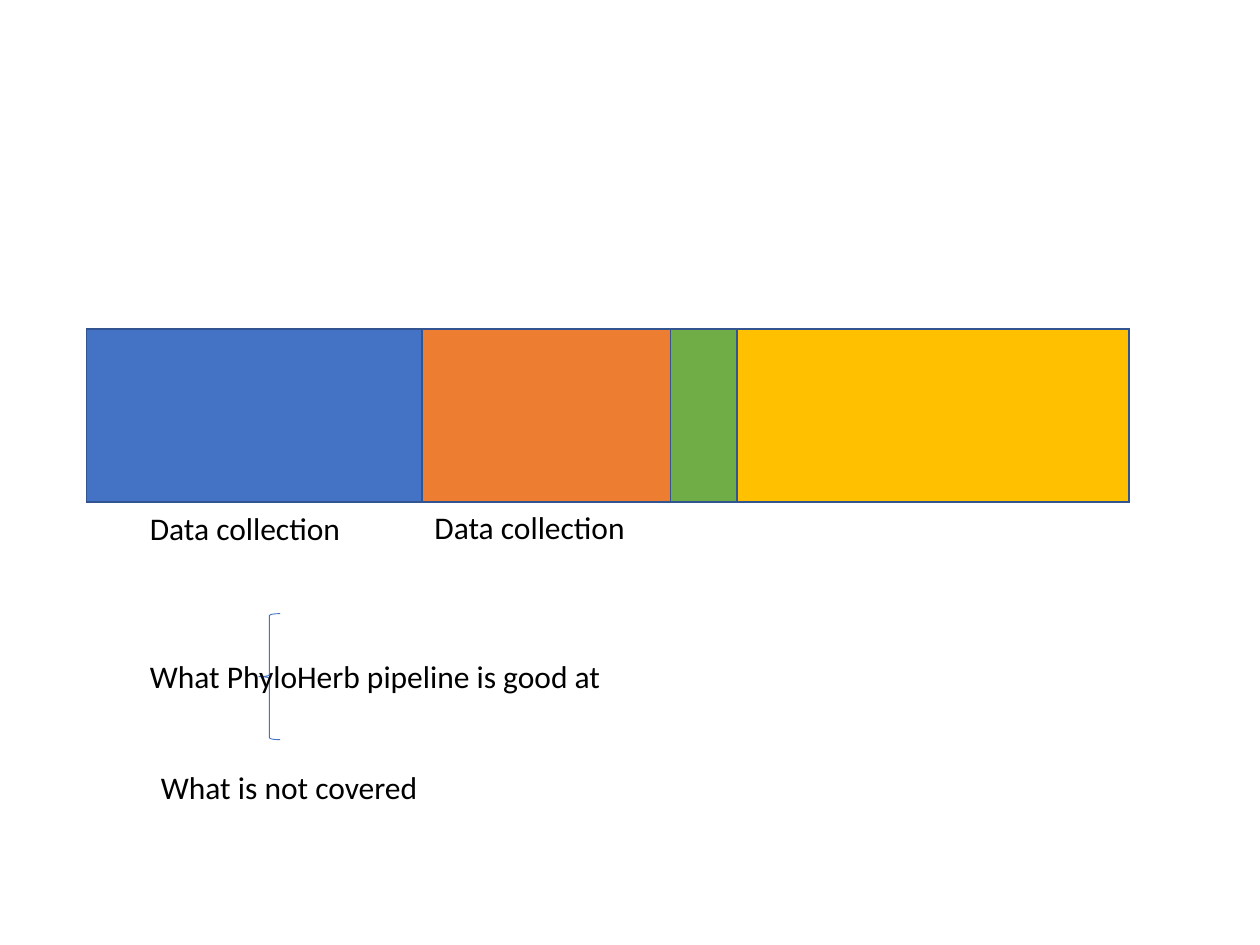
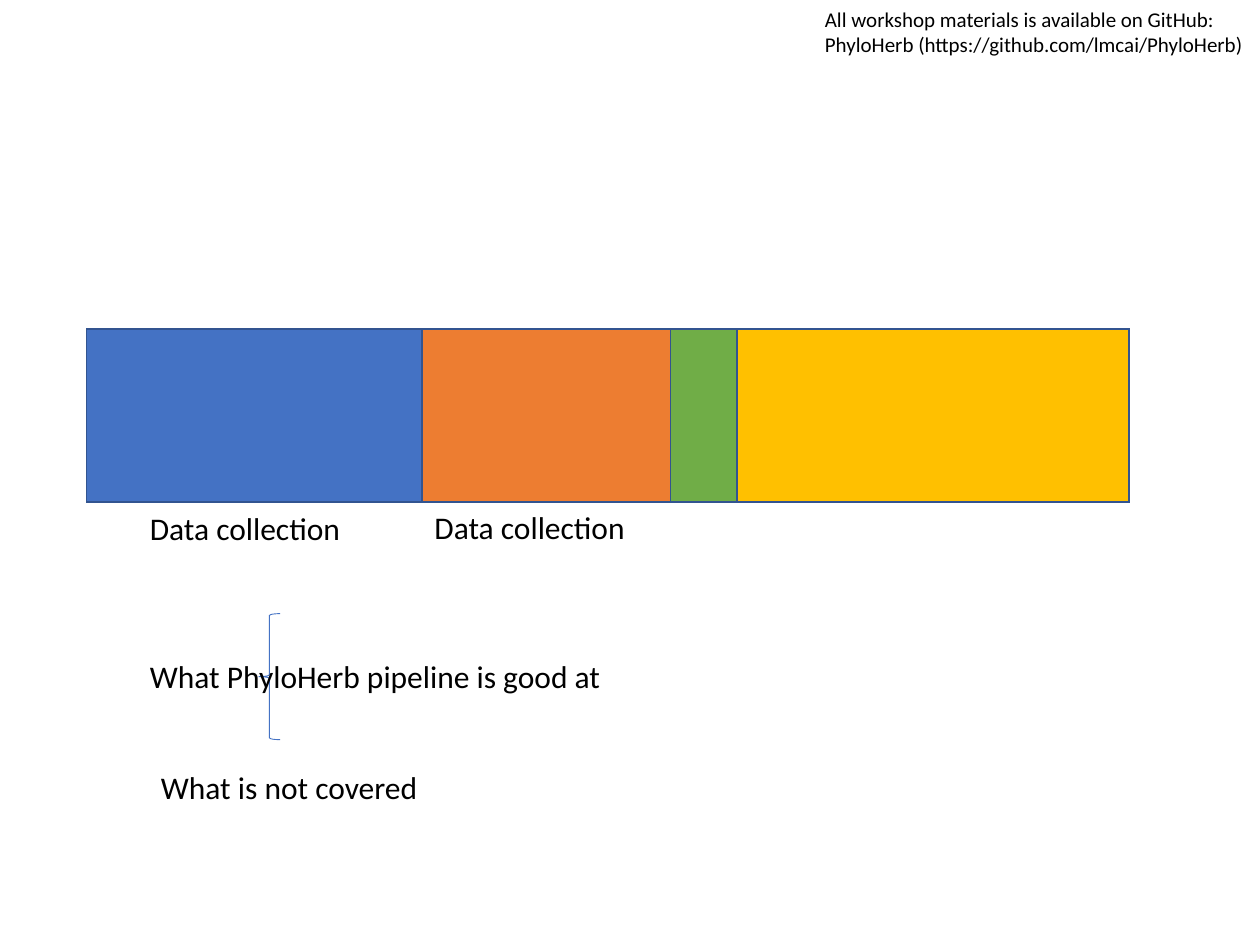
Before and after one commit to lmcai/PhyloHerb, a slide deck: slide 9 of botany2021_tutorial/PhyloHerb_botany2021.pptx (slide 4 before the commit). Drawn at 1260x945 pixels with LibreOffice and Linux fonts; fonts in the diff are those of the drawing. Boxes give left, top, right and bottom in pixels: in the first picture for what was removed or moved away, otherwise in the second. Text is boxed around its words. In the diff, an @@ line names an element or a change of style, - is before the commit and + after.

```diff
--- a/botany2021_tutorial/PhyloHerb_botany2021.pptx
+++ b/botany2021_tutorial/PhyloHerb_botany2021.pptx
@@ text added at <box>825,12,1242,56</box>, 12 pt, text #000000 @@
+All workshop materials is available on GitHub:
+PhyloHerb (https://github.com/lmcai/PhyloHerb)
```
Also in this commit, not shown: 2 other slides changed, 8 slides added, 3 slides removed.
